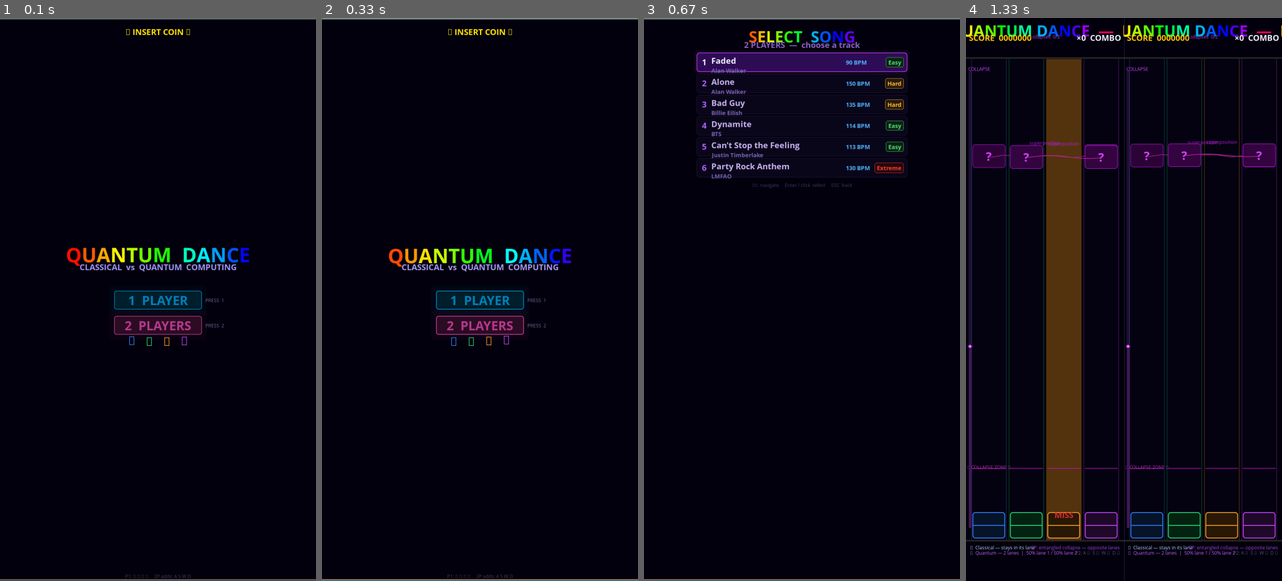
Above: before the commit, frames 1-4 (left to right).
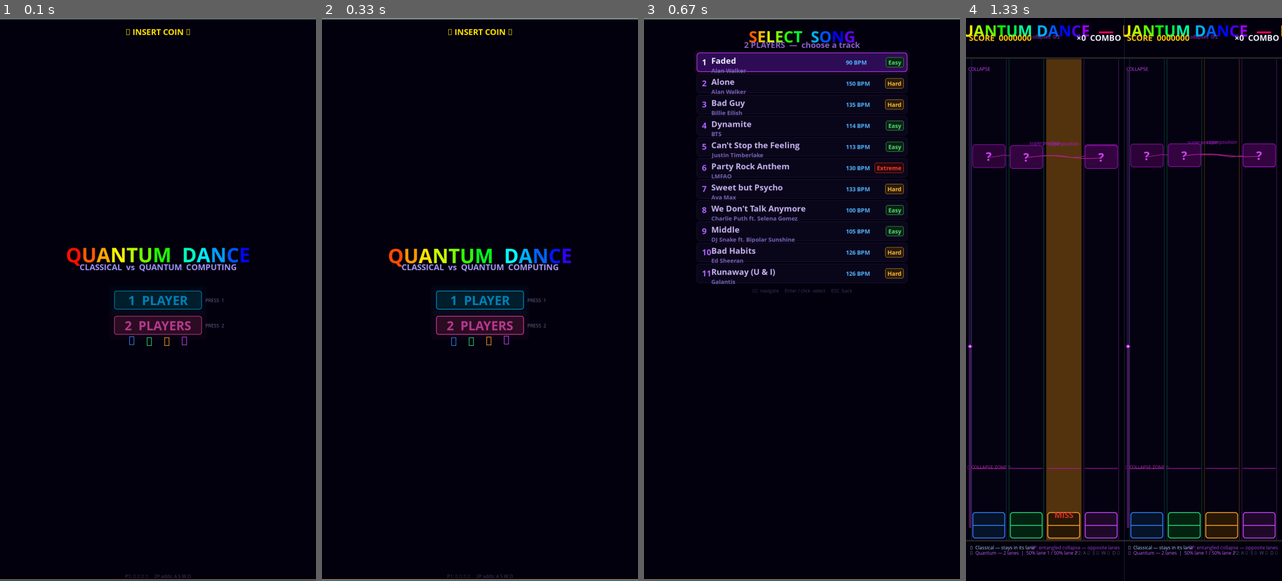
Above: after the commit, the same moments.

Repository: parzival1401/mobile_quantum-
Game: pygame game, started from dance_dance/quantum_dance.py
Two runs of this game, one before a commit and one after it. Both use one fixed random seed, a clock stepped at 60 frames per second and the inputs below.
Inputs (mouse positions are in pixels of both pictures, inside the frame that each line leads up to):
- Up to frame 1 (0.1 s): no input
- Up to frame 2 (0.33 s): no input
- Up to frame 3 (0.67 s): press the mouse at (802, 327) at 0.37 s; move the mouse to (751, 378) at 0.47 s; release the mouse at (704, 428) at 0.6 s
- Up to frame 4 (1.33 s): tap Enter at 0.67 s; hold Up from 1 s (still down); move the mouse to (1171, 102) at 1.03 s

Frames 1-2 are identical in both runs. In frame 3, 2.7% of the frame differs, in the area x 16-84%, y 28-49%; in frame 4, nothing differs.

Commit message:
Add 5 new songs and their MP3s; add User Guide + Technical Brief docs
New tracks (BPM/difficulty from known official tempos):
  Sweet but Psycho - Ava Max ....................... 133 BPM, Hard
  We Don't Talk Anymore - Charlie Puth ft. Selena .. 100 BPM, Easy
  Middle - DJ Snake ft. Bipolar Sunshine ........... 105 BPM, Easy
  Bad Habits - Ed Sheeran .......................... 126 BPM, Hard
  Runaway (U & I) - Galantis ....................... 126 BPM, Hard

- Added entries to all three builds (quantum_dance.py, quantum_optimized.py,
  dance_optimized_horizontal.py) and committed the MP3 files so the Pi gets
  them on pull.
- Updated music/ddr_songs.txt reference list (now 11 songs).
- Verified every referenced file path exists on disk; all three files compile;
  horizontal build differs from optimized only in docstring + resolution.
- Also adds the earlier Quantum_Dance_User_Guide.docx and TECHNICAL_BRIEF.md.

Co-Authored-By: Claude Opus 4.8 <noreply@anthropic.com>

Diff:
--- a/dance_dance/dance_optimized_horizontal.py
+++ b/dance_dance/dance_optimized_horizontal.py
@@ -550,6 +550,21 @@
     {"title": "Party Rock Anthem",      "artist": "LMFAO",
      "file": "music/LMFAO - Party Rock Anthem (Lyrics) ft. Lauren Bennett, GoonRock.mp3",
      "bpm": 130, "offset": 0.0, "difficulty": "Hard",    "duration":  90},
+    {"title": "Sweet but Psycho",       "artist": "Ava Max",
+     "file": "music/Ava Max - Sweet but Psycho [Official Music Video].mp3",
+     "bpm": 133, "offset": 0.0, "difficulty": "Hard",    "duration": 100},
+    {"title": "We Don't Talk Anymore",  "artist": "Charlie Puth ft. Selena Gomez",
+     "file": "music/Charlie Puth - We Don't Talk Anymore (feat. Selena Gomez) [Official Video].mp3",
+     "bpm": 100, "offset": 0.0, "difficulty": "Easy",    "duration": 110},
+    {"title": "Middle",                 "artist": "DJ Snake ft. Bipolar Sunshine",
+     "file": "music/DJ Snake ft. Bipolar Sunshine - Middle (Official Audio).mp3",
+     "bpm": 105, "offset": 0.0, "difficulty": "Easy",    "duration": 100},
+    {"title": "Bad Habits",             "artist": "Ed Sheeran",
+     "file": "music/Ed Sheeran - Bad Habits [Official Video].mp3",
+     "bpm": 126, "offset": 0.0, "difficulty": "Hard",    "duration": 110},
+    {"title": "Runaway (U & I)",        "artist": "Galantis",
+     "file": "music/Galantis - Runaway (U & I) (Official Video).mp3",
+     "bpm": 126, "offset": 0.0, "difficulty": "Hard",    "duration": 110},
 ]
 
 DIFF_SPEED = {"Easy": 1.0, "Hard": 1.5, "Extreme": 2.0}
--- a/dance_dance/music/ddr_songs.txt
+++ b/dance_dance/music/ddr_songs.txt
@@ -35,7 +35,32 @@
 6. Party Rock Anthem
    Artist     : LMFAO
    BPM        : 130
-   Difficulty : Extreme
+   Difficulty : Hard
+
+7. Sweet but Psycho
+   Artist     : Ava Max
+   BPM        : 133
+   Difficulty : Hard
+
+8. We Don't Talk Anymore
+   Artist     : Charlie Puth ft. Selena Gomez
+   BPM        : 100
+   Difficulty : Easy
+
+9. Middle
+   Artist     : DJ Snake ft. Bipolar Sunshine
+   BPM        : 105
+   Difficulty : Easy
+
+10. Bad Habits
+   Artist     : Ed Sheeran
+   BPM        : 126
+   Difficulty : Hard
+
+11. Runaway (U & I)
+   Artist     : Galantis
+   BPM        : 126
+   Difficulty : Hard
 
 --------------------------------------------------------------
 DIFFICULTY SCALE
--- a/dance_dance/quantum_dance.py
+++ b/dance_dance/quantum_dance.py
@@ -199,6 +199,21 @@
     {"title": "Party Rock Anthem",      "artist": "LMFAO",
      "file": "music/LMFAO - Party Rock Anthem (Lyrics) ft. Lauren Bennett, GoonRock.mp3",
      "bpm": 130, "offset": 0.0, "difficulty": "Extreme", "duration":  90},
+    {"title": "Sweet but Psycho",       "artist": "Ava Max",
+     "file": "music/Ava Max - Sweet but Psycho [Official Music Video].mp3",
+     "bpm": 133, "offset": 0.0, "difficulty": "Hard",    "duration": 100},
+    {"title": "We Don't Talk Anymore",  "artist": "Charlie Puth ft. Selena Gomez",
+     "file": "music/Charlie Puth - We Don't Talk Anymore (feat. Selena Gomez) [Official Video].mp3",
+     "bpm": 100, "offset": 0.0, "difficulty": "Easy",    "duration": 110},
+    {"title": "Middle",                 "artist": "DJ Snake ft. Bipolar Sunshine",
+     "file": "music/DJ Snake ft. Bipolar Sunshine - Middle (Official Audio).mp3",
+     "bpm": 105, "offset": 0.0, "difficulty": "Easy",    "duration": 100},
+    {"title": "Bad Habits",             "artist": "Ed Sheeran",
+     "file": "music/Ed Sheeran - Bad Habits [Official Video].mp3",
+     "bpm": 126, "offset": 0.0, "difficulty": "Hard",    "duration": 110},
+    {"title": "Runaway (U & I)",        "artist": "Galantis",
+     "file": "music/Galantis - Runaway (U & I) (Official Video).mp3",
+     "bpm": 126, "offset": 0.0, "difficulty": "Hard",    "duration": 110},
 ]
 
 DIFF_SPEED = {"Easy": 1.0, "Hard": 1.5, "Extreme": 2.0}
--- a/dance_dance/quantum_optimized.py
+++ b/dance_dance/quantum_optimized.py
@@ -549,6 +549,21 @@
     {"title": "Party Rock Anthem",      "artist": "LMFAO",
      "file": "music/LMFAO - Party Rock Anthem (Lyrics) ft. Lauren Bennett, GoonRock.mp3",
      "bpm": 130, "offset": 0.0, "difficulty": "Hard",    "duration":  90},
+    {"title": "Sweet but Psycho",       "artist": "Ava Max",
+     "file": "music/Ava Max - Sweet but Psycho [Official Music Video].mp3",
+     "bpm": 133, "offset": 0.0, "difficulty": "Hard",    "duration": 100},
+    {"title": "We Don't Talk Anymore",  "artist": "Charlie Puth ft. Selena Gomez",
+     "file": "music/Charlie Puth - We Don't Talk Anymore (feat. Selena Gomez) [Official Video].mp3",
+     "bpm": 100, "offset": 0.0, "difficulty": "Easy",    "duration": 110},
+    {"title": "Middle",                 "artist": "DJ Snake ft. Bipolar Sunshine",
+     "file": "music/DJ Snake ft. Bipolar Sunshine - Middle (Official Audio).mp3",
+     "bpm": 105, "offset": 0.0, "difficulty": "Easy",    "duration": 100},
+    {"title": "Bad Habits",             "artist": "Ed Sheeran",
+     "file": "music/Ed Sheeran - Bad Habits [Official Video].mp3",
+     "bpm": 126, "offset": 0.0, "difficulty": "Hard",    "duration": 110},
+    {"title": "Runaway (U & I)",        "artist": "Galantis",
+     "file": "music/Galantis - Runaway (U & I) (Official Video).mp3",
+     "bpm": 126, "offset": 0.0, "difficulty": "Hard",    "duration": 110},
 ]
 
 DIFF_SPEED = {"Easy": 1.0, "Hard": 1.5, "Extreme": 2.0}
Not shown, added: dance_dance/Quantum_Dance_User_Guide.docx
Not shown, added: dance_dance/TECHNICAL_BRIEF.md
Not shown, added: dance_dance/music/Ava Max - Sweet but Psycho [Official Music Video].mp3
Not shown, added: dance_dance/music/Charlie Puth - We Don't Talk Anymore (feat. Selena Gomez) [Official Video].mp3
Not shown, added: dance_dance/music/DJ Snake ft. Bipolar Sunshine - Middle (Official Audio).mp3
Not shown, added: dance_dance/music/Ed Sheeran - Bad Habits [Official Video].mp3
Not shown, added: dance_dance/music/Galantis - Runaway (U & I) (Official Video).mp3
